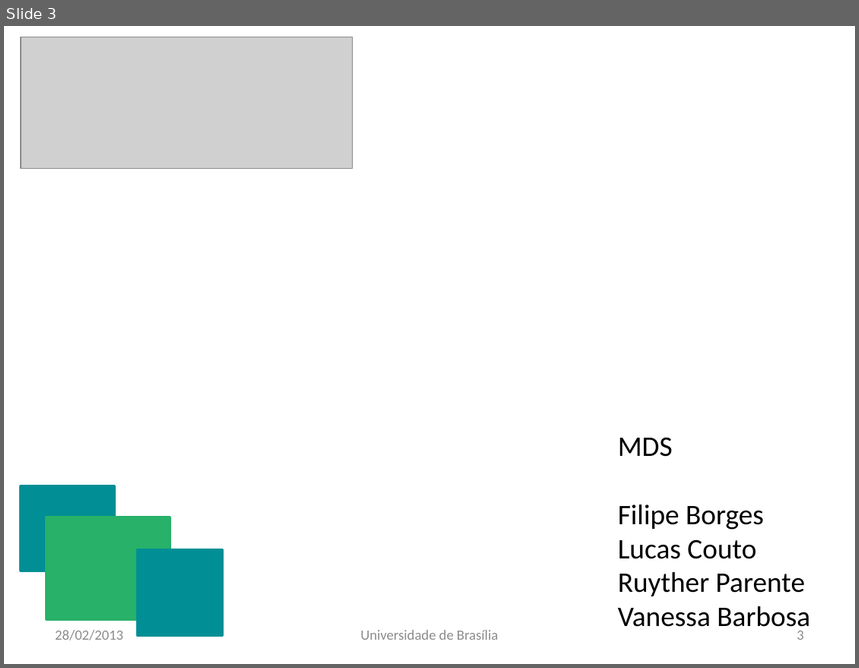
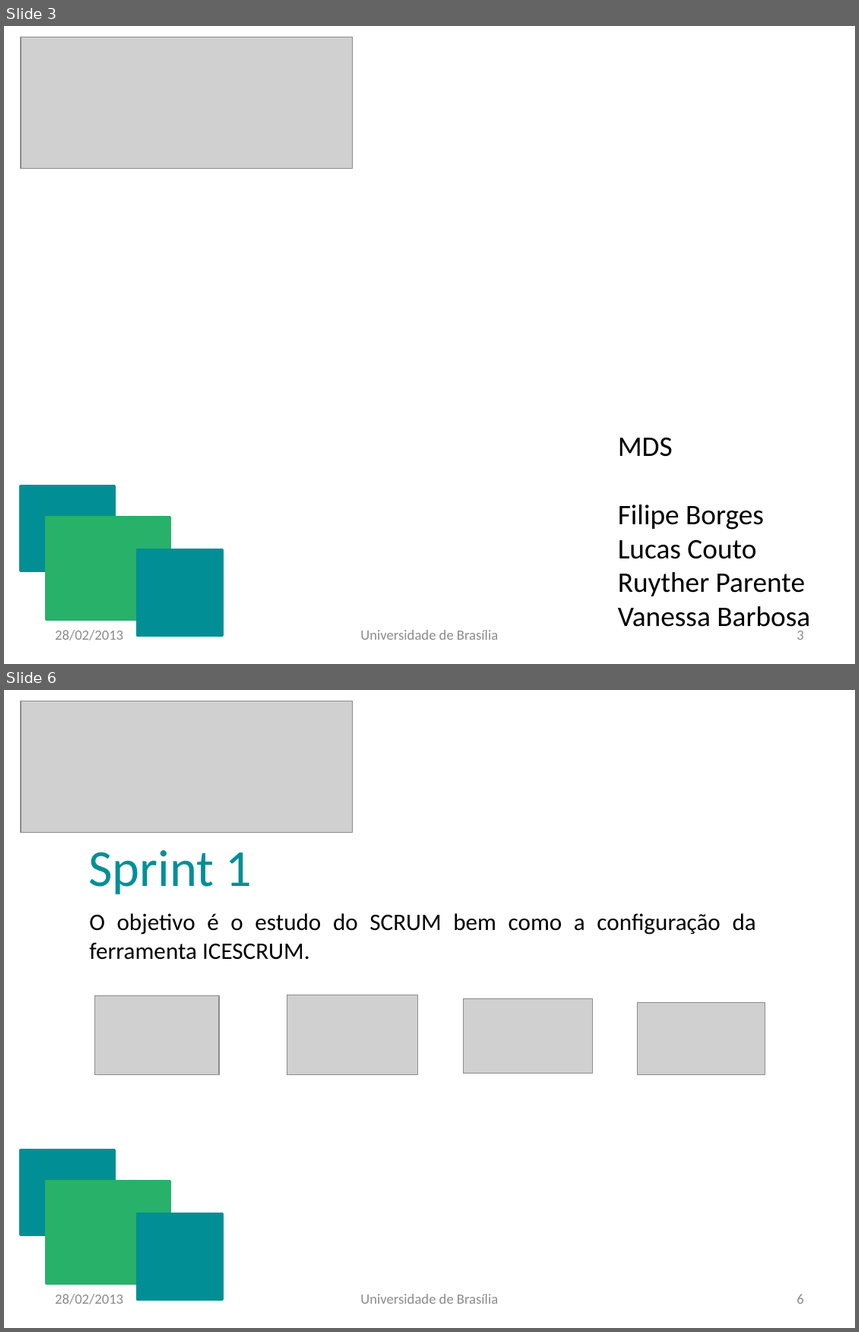
Before and after one commit to vanessabmdf/gpp_mds, a slide deck: Documentos/GPP.pptx. Shown one above the other, each under a label of ours: slide 3 before the commit, slides 3 and 6 after it; the slides between them are not shown. The pictures are 859x668 and 859x1332 pixels, drawn with LibreOffice and Linux fonts; fonts in the diff are those of the drawing; grey boxes stand for pictures. Boxes give left, top, right and bottom in pixels: in the first picture for what was removed or moved away, otherwise in the second. Text is boxed around its words. In the diff, an @@ line names an element or a change of style, - is before the commit and + after.

```diff
--- a/Documentos/GPP.pptx
+++ b/Documentos/GPP.pptx
@@ slide 6 added at bbox=[4, 690, 855, 1328], background #FFFFFF @@
@@ picture added at bbox=[21, 701, 353, 833] @@
@@ text added at bbox=[88, 850, 253, 894], 44 pt, text #018F95 @@
+Sprint 1
@@ text added at bbox=[89, 913, 756, 960], 20 pt, text #000000 @@
+O objetivo é o estudo do SCRUM bem como a configuração da ferramenta ICESCRUM.
@@ picture added at bbox=[95, 996, 219, 1075] @@
@@ picture added at bbox=[287, 996, 417, 1075] @@
@@ picture added at bbox=[463, 999, 592, 1074] @@
@@ picture added at bbox=[637, 1003, 765, 1075] @@
@@ rectangle added at bbox=[20, 1150, 115, 1235], fill #018F95, outline #018F95 2 pt @@
@@ rectangle added at bbox=[46, 1181, 170, 1284], fill #27B169, outline #27B169 2 pt @@
@@ rectangle added at bbox=[137, 1214, 222, 1300], fill #018F95, outline #018F95 2 pt @@
@@ text added at bbox=[55, 1294, 123, 1305], 12 pt, text #8C8C8C @@
+28/02/2013
@@ text added at bbox=[360, 1294, 498, 1304], 12 pt, text #8C8C8C @@
+Universidade de Brasília
@@ page number added at bbox=[797, 1294, 804, 1304], 12 pt, text #8C8C8C @@
+6
```
Also in this commit, not shown: 1 slide changed, 18 other slides added.
